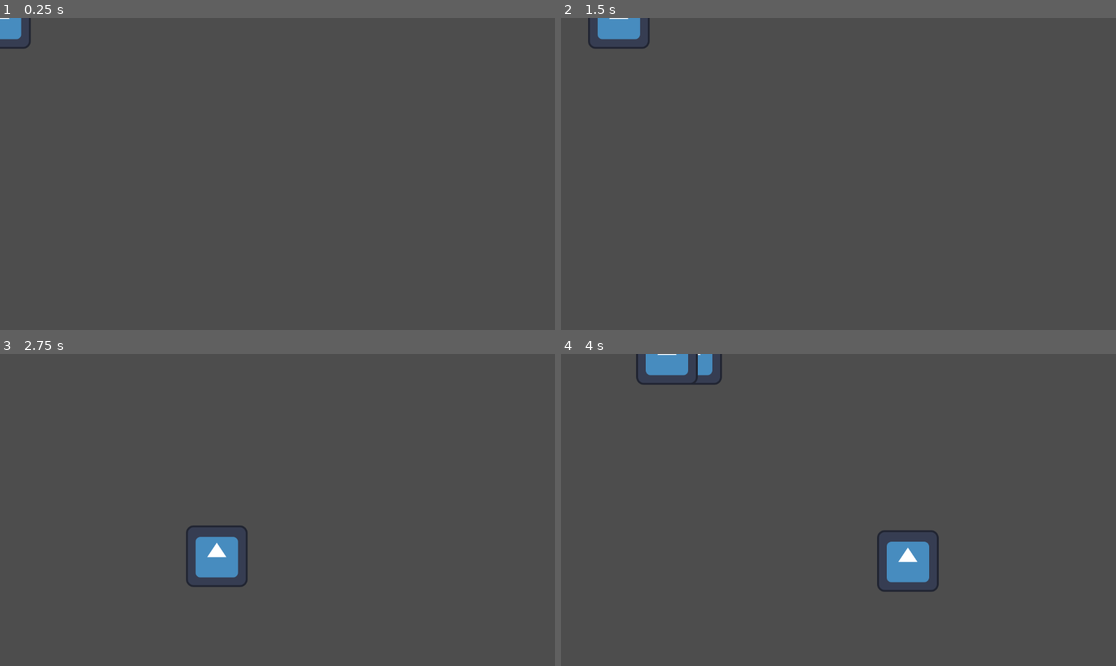
Above: before the commit, frames 1-4 (two rows, left to right).
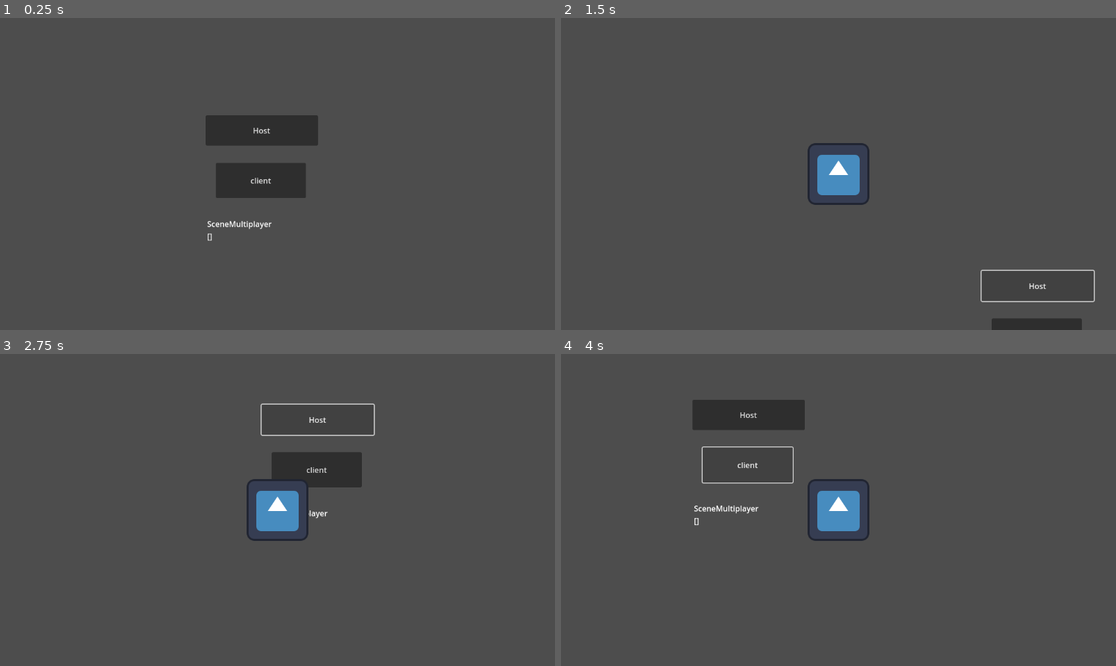
Above: after the commit, the same moments.

Repository: Deojee/project-sodalake
Game: Godot game, scene res://world.tscn
The game is run twice, just before and just after one commit, with the same random seed, the same clock (stepped at 60 frames per second) and the same inputs. The engine's default icon, where the game draws it, is replaced by a stand-in: a white triangle on a blue panel in a dark square.
Inputs (mouse positions are in pixels of both pictures, inside the frame that each line leads up to):
- Up to frame 1 (0.25 s): no input
- Up to frame 2 (1.5 s): click (821, 130) at 0.5 s, where only the run after the commit has a clickable "Host"; hold Right (ui_right) from 1.28 s (still down)
- Up to frame 3 (2.75 s): release Right (ui_right) at 2.03 s; hold Down (ui_down) from 2.03 s (still down)
- Up to frame 4 (4 s): release Down (ui_down) at 2.75 s; click (877, 469) at 2.75 s, where only the run after the commit has a clickable "client"; tap Enter (ui_accept) at 3.5, 3.6 s; hold Right (ui_right) from 3.53 s (still down)

The runs differ from the first frame. In frame 1, 4.2% of the frame differs, in the area x 0-58%, y 0-72%; in frame 2, 2.8%; in frame 3, 4.5%; in frame 4, 5.7%, in the area x 13-69%, y 0-77%.

Commit message:
it works!

Diff:
--- a/Player.gd
+++ b/Player.gd
@@ -5,17 +5,22 @@
 func _ready():
 	pass # Replace with function body.
 
+func _enter_tree():
+	set_multiplayer_authority(name.to_int())
+	$Camera2D.enabled = is_multiplayer_authority()
+
 
 # Called every frame. 'delta' is the elapsed time since the previous frame.
 func _process(delta):
 
-	if Input.is_action_pressed("ui_left"):
-		position.x -= 10
-	if Input.is_action_pressed("ui_right"):
-		position.x += 10
-	if Input.is_action_pressed("ui_up"):
-		position.y -= 10
-	if Input.is_action_pressed("ui_down"):
-		position.y += 10
+	if is_multiplayer_authority():
+		if Input.is_action_pressed("ui_left"):
+			position.x -= 10
+		if Input.is_action_pressed("ui_right"):
+			position.x += 10
+		if Input.is_action_pressed("ui_up"):
+			position.y -= 10
+		if Input.is_action_pressed("ui_down"):
+			position.y += 10
 
 	pass
--- a/player.tscn
+++ b/player.tscn
@@ -1,10 +1,21 @@
-[gd_scene load_steps=3 format=3 uid="uid://btiyjph3m6gwl"]
+[gd_scene load_steps=4 format=3 uid="uid://btiyjph3m6gwl"]
 
 [ext_resource type="Script" path="res://Player.gd" id="1_5f547"]
 [ext_resource type="Texture2D" uid="uid://coa0g7ww2jpv7" path="res://icon.svg" id="2_epxwn"]
+
+[sub_resource type="SceneReplicationConfig" id="SceneReplicationConfig_o618k"]
+properties/0/path = NodePath(".:position")
+properties/0/spawn = true
+properties/0/sync = true
+properties/0/watch = false
 
 [node name="Player" type="Node2D"]
 script = ExtResource("1_5f547")
 
 [node name="Icon" type="Sprite2D" parent="."]
 texture = ExtResource("2_epxwn")
+
+[node name="MultiplayerSynchronizer" type="MultiplayerSynchronizer" parent="."]
+replication_config = SubResource("SceneReplicationConfig_o618k")
+
+[node name="Camera2D" type="Camera2D" parent="."]
--- a/world.gd
+++ b/world.gd
@@ -1,25 +1,76 @@
 extends Node2D
 
-@export var isServer = true
+var peer
+@export var player_scene : PackedScene
+@onready var cam = $Camera2D
+var port = 8910
+
 # Called when the node enters the scene tree for the first time.
 func _ready():
 
-	# Create server.
-	if isServer:
-		var peer = ENetMultiplayerPeer.new()
-		peer.create_server(0, 10)
-		multiplayer.multiplayer_peer = peer
+	multiplayer.connected_to_server.connect(connectedToServer)
+	multiplayer.connection_failed.connect(failedToConnect)
+	pass # Replace with function body.
 
-	else:
-		var peer = ENetMultiplayerPeer.new()
-		peer.create_client("136.228.38.11", 0)
-		multiplayer.multiplayer_peer = peer
+func connectedToServer():
+	print("connected!")
+func failedToConnect():
+	print("failed")
+
+# Called every frame. 'delta' is the elapsed time since the previous frame.
+func _process(delta):
+	var temp = ""
+
+	temp += str(multiplayer.get_default_interface()) + "\n"
+
+	temp += str(multiplayer.get_peers()) + "\n"
+
+	$Label.text = temp
+
+
+	pass
+
+
+func _on_host_button_pressed():
+	peer = ENetMultiplayerPeer.new()
+
+	var error = peer.create_server(port,4)
+
+	print(error)
+
+	multiplayer.set_multiplayer_peer(peer)
+	multiplayer.peer_connected.connect(add_player)
+	add_player()
+	cam.enabled = false
+
+	print("waiting for players!")
 
 	pass # Replace with function body.
 
 
-# Called every frame. 'delta' is the elapsed time since the previous frame.
-func _process(delta):
-	if (Input.is_action_just_pressed("ui_accept")):
-		$subWorld.add_child(load("res://player.tscn").instantiate())
-	pass
+func _on_client_button_pressed():
+	peer = ENetMultiplayerPeer.new()
+
+	var err = peer.create_client("10.99.3.18",port)
+	multiplayer.multiplayer_peer = peer
+	cam.enabled = false
+
+	print(err)
+
+	pass # Replace with function body.
+
+
+func exit_game(id):
+	multiplayer.peer_disconnected.connect(del_player)
+	del_player(id)
+
+func add_player(id = 1):
+	var player = player_scene.instantiate()
+	player.name = str(id)
+	call_deferred("add_child",player)
+
+
+func del_player(id):
+	rpc("_del_player",id)
+@rpc("any_peer", "call_local") func _del_player(id):
+	get_node(str(id)).queue_free()
--- a/world.tscn
+++ b/world.tscn
@@ -1,23 +1,38 @@
-[gd_scene load_steps=4 format=3 uid="uid://d02qkh6y1a0hi"]
+[gd_scene load_steps=3 format=3 uid="uid://d02qkh6y1a0hi"]
 
 [ext_resource type="Script" path="res://world.gd" id="1_oow4q"]
 [ext_resource type="PackedScene" uid="uid://btiyjph3m6gwl" path="res://player.tscn" id="2_qr471"]
 
-[sub_resource type="SceneReplicationConfig" id="SceneReplicationConfig_lcu3d"]
-properties/0/path = NodePath("subWorld/Player:position")
-properties/0/spawn = true
-properties/0/sync = true
-properties/0/watch = false
-
 [node name="World" type="Node2D"]
 script = ExtResource("1_oow4q")
+player_scene = ExtResource("2_qr471")
 
-[node name="MultiplayerSynchronizer" type="MultiplayerSynchronizer" parent="."]
-replication_config = SubResource("SceneReplicationConfig_lcu3d")
+[node name="host button" type="Button" parent="."]
+offset_left = 417.0
+offset_top = 201.0
+offset_right = 650.0
+offset_bottom = 264.0
+text = "Host"
+
+[node name="client button" type="Button" parent="."]
+offset_left = 438.0
+offset_top = 300.0
+offset_right = 625.0
+offset_bottom = 373.0
+text = "client"
 
 [node name="MultiplayerSpawner" type="MultiplayerSpawner" parent="."]
-spawn_path = NodePath("../subWorld")
+_spawnable_scenes = PackedStringArray("res://player.tscn")
+spawn_path = NodePath("..")
 
-[node name="subWorld" type="Node2D" parent="."]
+[node name="Camera2D" type="Camera2D" parent="."]
+position = Vector2(566, 323)
 
-[node name="Player" parent="subWorld" instance=ExtResource("2_qr471")]
+[node name="Label" type="Label" parent="."]
+offset_left = 420.0
+offset_top = 415.0
+offset_right = 720.0
+offset_bottom = 566.0
+
+[connection signal="pressed" from="host button" to="." method="_on_host_button_pressed"]
+[connection signal="pressed" from="client button" to="." method="_on_client_button_pressed"]
